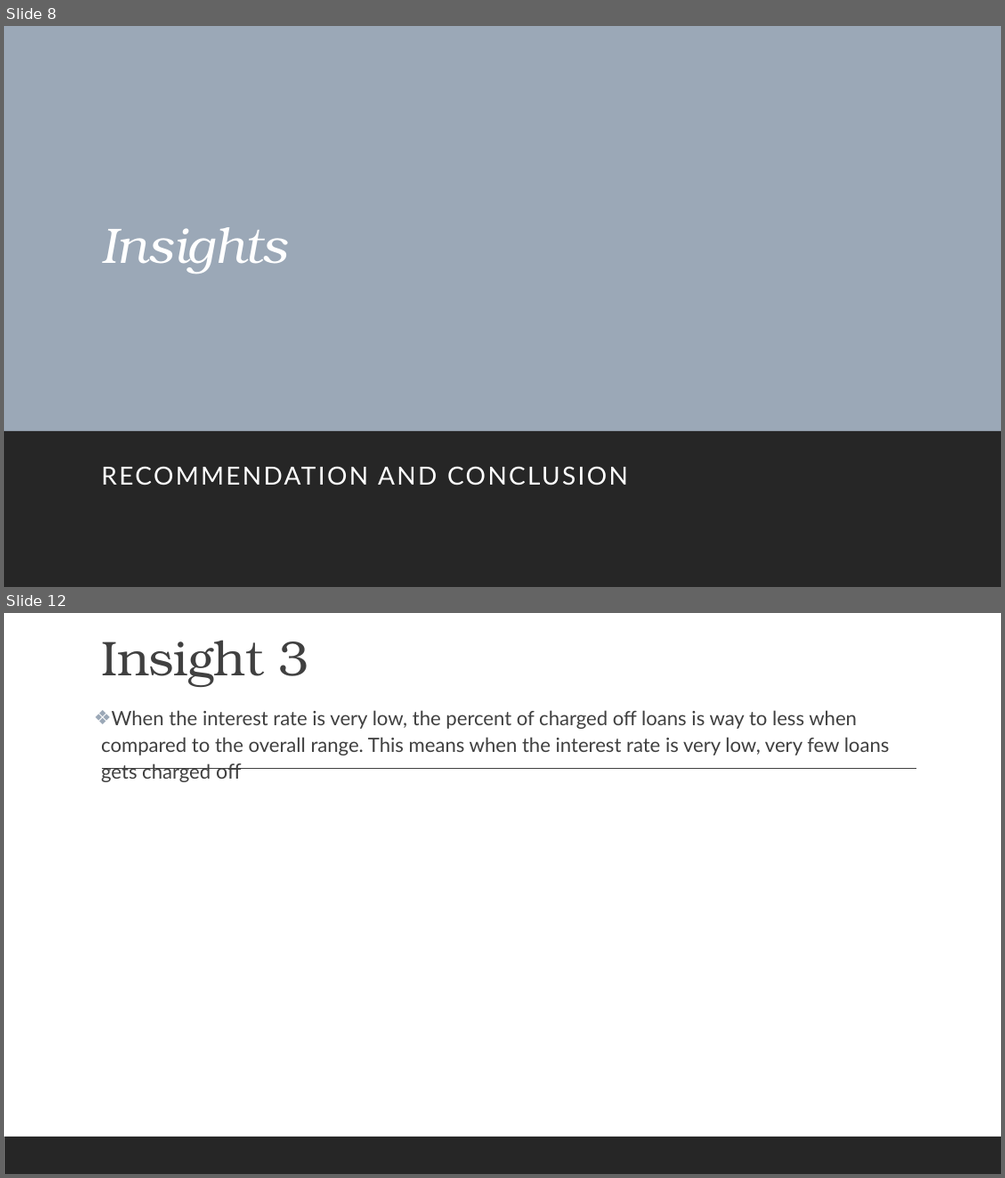
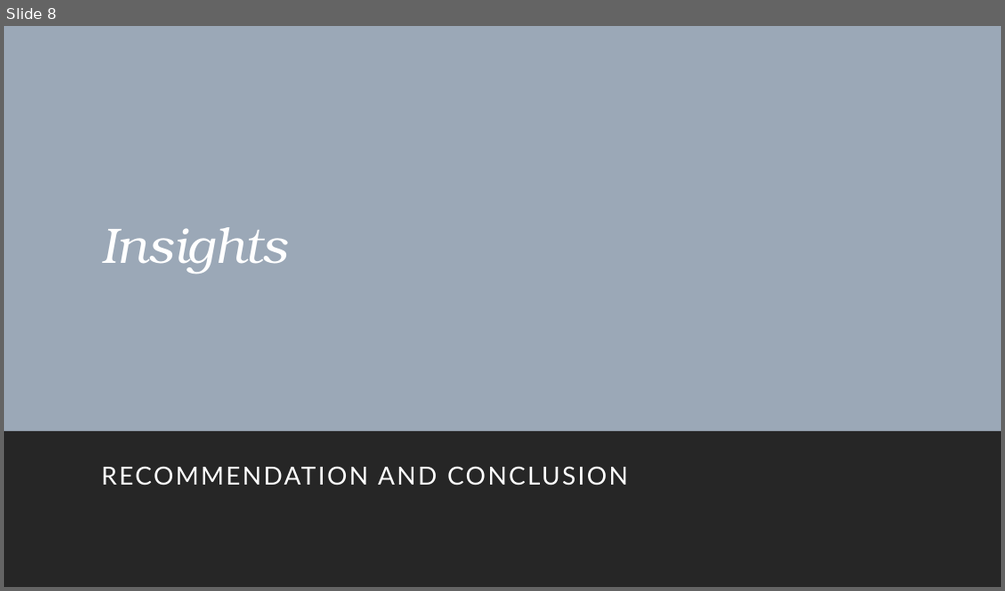
Before and after one commit to vidhyadharpandit/LendingClubCaseStudy, a slide deck: LendingClubCaseStudy-Presentation.pptx. Shown one above the other, each under a label of ours: slides 8 and 12 before the commit, slide 8 after it; the slides between them are not shown. The pictures are 1005x1178 and 1005x591 pixels, drawn with LibreOffice and Linux fonts; fonts in the diff are those of the drawing. Boxes give left, top, right and bottom in pixels: in the first picture for what was removed or moved away, otherwise in the second. Text is boxed around its words. In the diff, an @@ line names an element or a change of style, - is before the commit and + after.

```diff
--- a/LendingClubCaseStudy-Presentation.pptx
+++ b/LendingClubCaseStudy-Presentation.pptx
@@ slide 12 removed at bbox=[4, 613, 1001, 1174], background #FFFFFF; not listed: 1 template element that a slide beside it also shows @@
@@ title removed at bbox=[101, 640, 309, 687] @@
-Insight 3
@@ text removed at bbox=[101, 710, 890, 782] @@
-❖ When the interest rate is very low, the percent of charged off loans is way to less when compared to the overall range. This means when the interest rate is very low, very few loans gets charged off
@@ line removed from (102, 769) to (917, 769) @@
```
Also in this commit, not shown: 12 slides changed, 3 slides added, 4 other slides removed, 2 other files.
